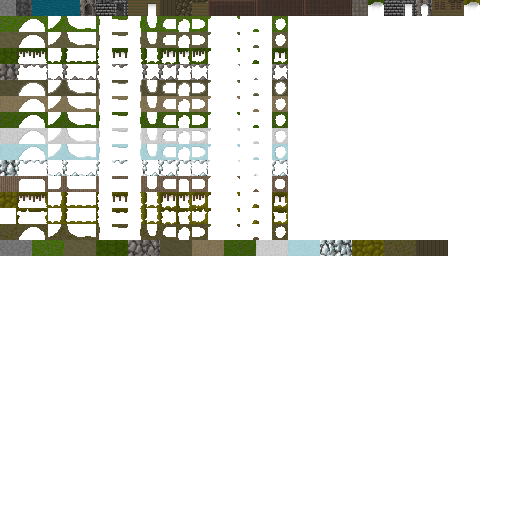
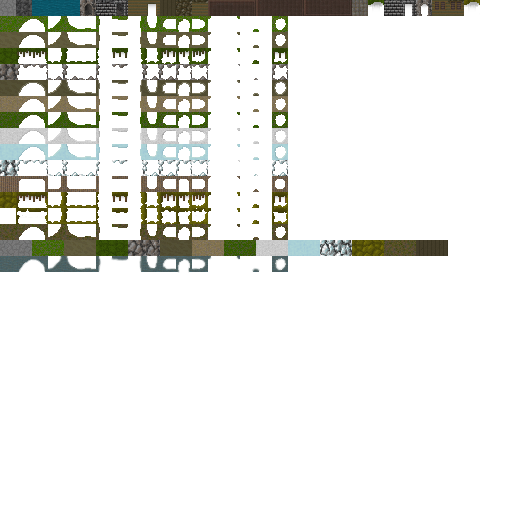
Layers edited between the first and the second 512x512 image:
painted on "foreground" over [0, 256, 288, 273]
